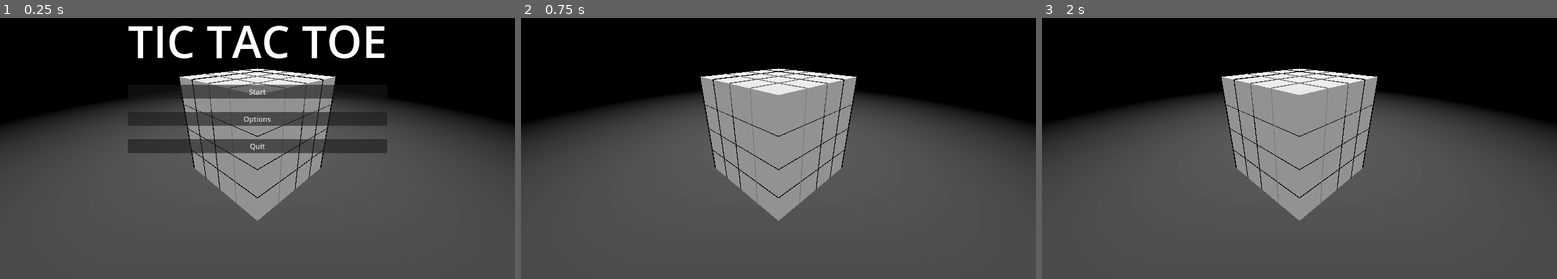
Above: before the commit, frames 1-3 (left to right).
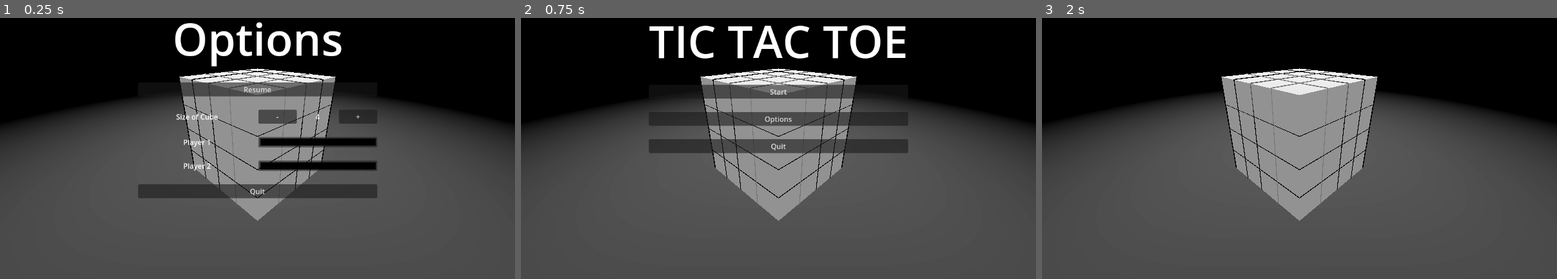
Above: after the commit, the same moments.

Repository: WingusInbound/3D-Tic-Tac-Toe
Game: Godot game, scene res://Scenes/main.tscn
Two runs of this game, one before a commit and one after it. Both use one fixed random seed, a clock stepped at 60 frames per second and the inputs below.
Inputs (mouse positions are in pixels of both pictures, inside the frame that each line leads up to):
- Up to frame 1 (0.25 s): no input
- Up to frame 2 (0.75 s): click (778, 91) at 0.5 s, where only the run before the commit has a clickable "Start"
- Up to frame 3 (2 s): click (1299, 91) at 1.25 s, where only the run after the commit has a clickable "Start"

The runs differ from the first frame. In frame 1, 11% of the frame differs, in the area x 24-76%, y 1-70%; in frame 2, 8.6%; in frame 3, nothing differs.
Error before the commit: Cannot call method 'play' on a null value. (res://Scripts/main.gd:52)
Error after the commit: Parse Error: Expected statement, found "->" instead. (res://Scripts/main.gd:124)

Commit message:
added spotlight and cube setup

Diff:
--- a/Scripts/main.gd
+++ b/Scripts/main.gd
@@ -12,6 +12,8 @@
 var current_turn: int
 var players: Array
 var winner
+var cube_size: int = GlobalVars.cube_size
+var half_size: int = GlobalVars.cube_size/2
 
 # On Ready
 #@onready var layer_one = $LayerOne
@@ -22,9 +24,11 @@
 #@onready var cube_anim_player = $AnimationPlayer
 @onready var win_check: Node3D = $WinCheck
 @onready var ui: UI = $UI_Canvas
+@onready var square = preload("res://Assets/square.tres")
 @onready var cube_anim_player: AnimationPlayer = $CubeAnimationPlayer
 @onready var camera_anim_player: AnimationPlayer = $CameraAnimationPlayer
 @onready var camera: Camera3D = $Camera3D
+@onready var spotlight: SpotLight3D = $SpotLight3D
 
 
 # Called when the node enters the scene tree for the first time.
@@ -53,10 +57,72 @@
 	camera_anim_player.play("play_game")
 
 
-# Called during Ready, creates the Node for the cube, each layer, and the squares.
+# Called during Ready, updates spotlight location
+func set_spotlight() -> void:
+	spotlight.postion = Vector3(half_size,50,half_size)
 
 
+# Called during Ready, creates the Node for the cube, each layer, and the squares.
+func set_cube() -> void:
+	# Creates Cube node and adds it to the tree
+	var cube = Node3D.new()
+	cube.name = "Cube"
+	add_child(cube)
+	var cube_node: Node3D = get_node("/root/Main/Cube") # Gets Cube node
+	# For each layer, y, in cube_size
+	for y in range(cube_size):
+		var temp_layer = Node3D.new() # Create a new node
+		temp_layer.name = "Layer" + str(y) # Sets layer name
+		cube_node.add_child(temp_layer) # Adds node as child of Cube
+		var layer_node: Node3D = get_node("/root/Main/Cube/" + str(temp_layer.name)) # Get Layer node
+		# For each dimension, x
+		for x in range(cube_size):
+			# For each dimension, z
+			for z in range(cube_size):
+				var temp_square: Node3D = square.instantiate()
+				temp_square.name = "Square" + str(x*cube_size+z) # Names square node
+				layer_node.add_child(temp_square)
+				#var square_node: Node3D = get_node("/root/Main/Cube/" + layer_node.name + "/" + temp_square.name)
+				#square_node.global_position = Vector3(x-(GlobalVars.cube_size/2),y,z-(GlobalVars.cube_size/2))
+				temp_square.global_position = Vector3(x-half_size,y,z-half_size)
+				var temp_key = get_string_coords(temp_square.position)
+				square_map.get_or_add(temp_key,temp_square.value)
+		# Set Animation Track for each layer
+		set_layer_animation_track(y, layer_node)
+	set_cube_animation_tracks()
 
+
+# Called in set_cube, sets layer Animation Track
+func set_layer_animation_track(y: int, node: Node3D) -> void:
+	var cube_anim: Animation = cube_anim_player.get_animation("play_game") # Gets animation for Cube
+	cube_anim.add_track(Animation.TYPE_POSITION_3D)
+	cube_anim.track_set_path(y, str(node.get_path()))
+	cube_anim.track_insert_key(y, 0, node.position)
+	if y < half_size:
+		# Negative X Position
+		cube_anim.track_insert_key(y,4,Vector3(-(abs(y-half_size)*cube_size+abs(y-half_size)),-y,0))
+	else:
+		# Positive X Position
+		cube_anim.track_insert_key(y,4,Vector3((abs(y-half_size)*cube_size+abs(y-cube_size)),-y,0))
+
+
+# Called in set_cube, sets cube animation tracks for rotation and game_win
+func set_cube_animation_tracks() -> void:
+	var cube_anim: Animation = cube_anim_player.get_animation("play_game")
+	var cube_anim_game_win = cube_anim.duplicate()
+	var cube_library: AnimationLibrary = cube_anim_player.get_animation_library("")
+	cube_library.add_animation("game_win", cube_anim_game_win)
+	var cube_rotation_anim: Animation = cube_anim_player.get_animation("rotate")
+	cube_rotation_anim.add_track(2)
+	cube_rotation_anim.track_set_path(0,"/root/Main/Cube")
+	cube_rotation_anim.track_insert_key(0,0,Quaternion(Vector3(0,1,0),deg_to_rad(0)))
+	cube_rotation_anim.track_insert_key(0,2.5,Quaternion(Vector3(0,1,0),deg_to_rad(180)))
+	cube_rotation_anim.track_insert_key(0,5.0,Quaternion(Vector3(0,1,0),deg_to_rad(360)))
+
+
+# Called in Ready, set camera starting position and animations
+func set_camera(): -> void:
+	pass
 
 # Triggered when a box is clicked
 # Collects data from selected box and calls for applicable changes
